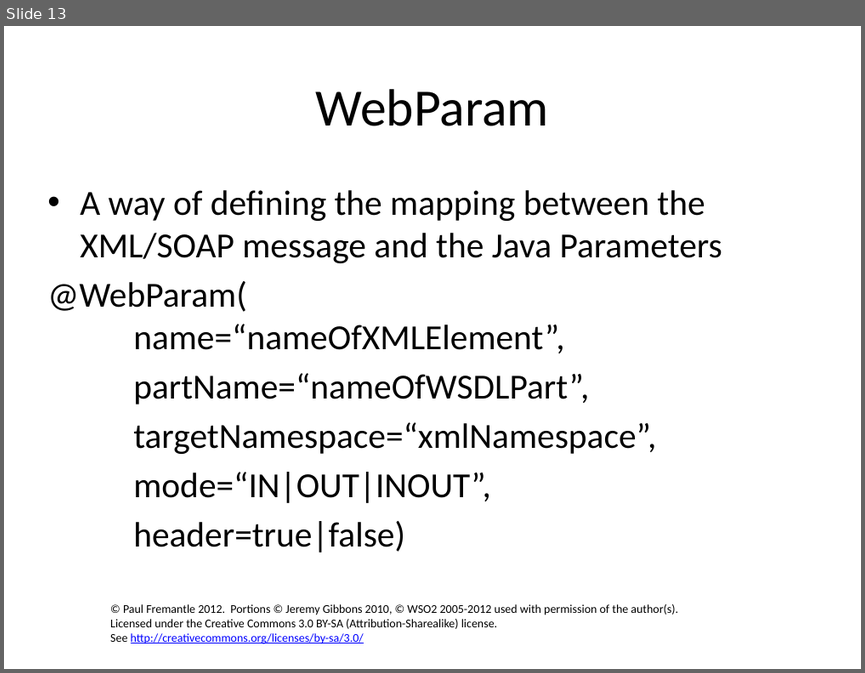
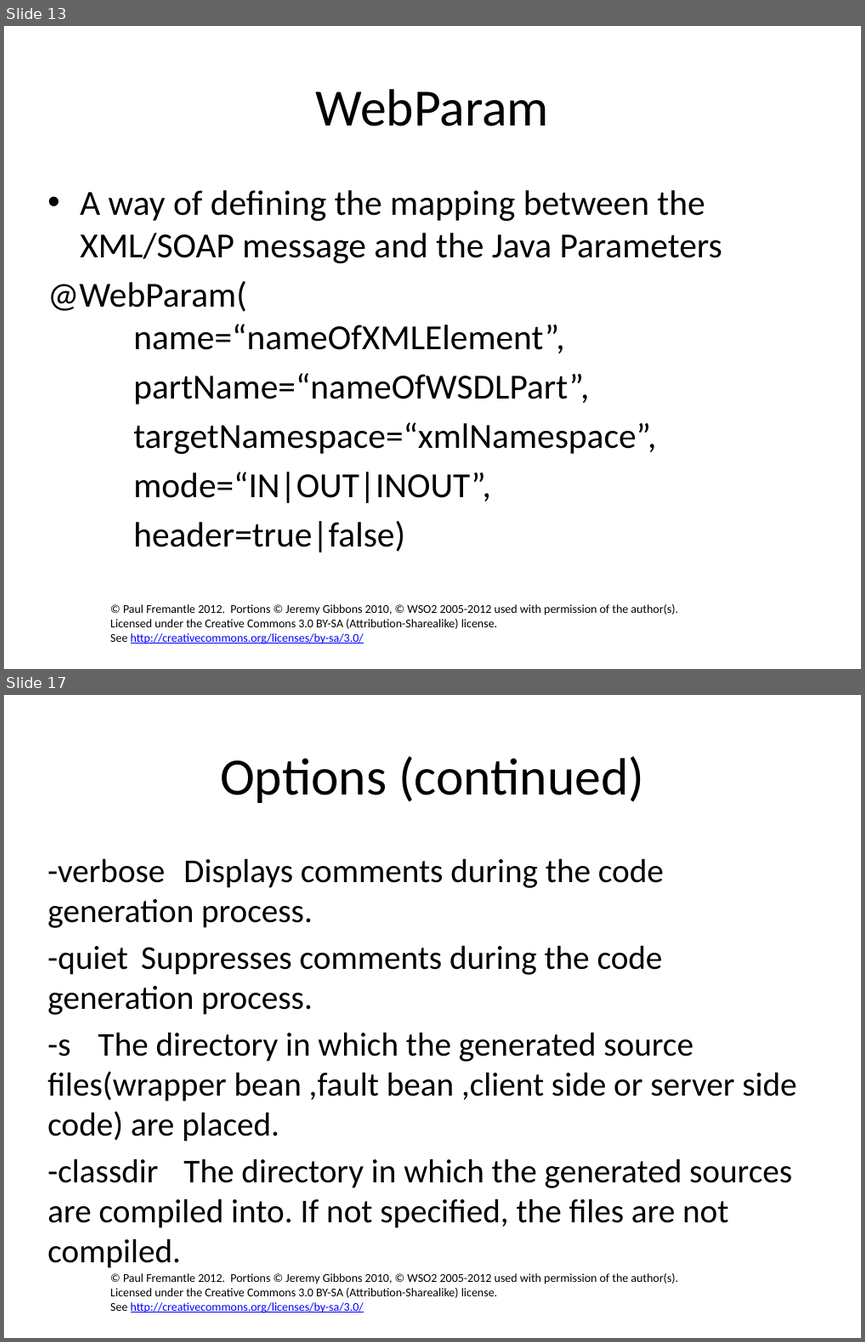
Before and after one commit to pzfreo/ox-soa-old, a slide deck: presentations/05-JAX-WS.pptx. Shown one above the other, each under a label of ours: slide 13 before the commit, slides 13 and 17 after it; the slides between them are not shown. The pictures are 865x673 and 865x1342 pixels, drawn with LibreOffice and Linux fonts; fonts in the diff are those of the drawing; background and template pictures are left out. Boxes give left, top, right and bottom in pixels: in the first picture for what was removed or moved away, otherwise in the second. Text is boxed around its words. In the diff, an @@ line names an element or a change of style, - is before the commit and + after.

```diff
--- a/presentations/05-JAX-WS.pptx
+++ b/presentations/05-JAX-WS.pptx
@@ slide 17 added at box(4, 695, 861, 1338), background #FFFFFF; not listed: 1 template element that a slide beside it also shows @@
@@ title added at box(220, 756, 644, 803), 44 pt, text #000000 @@
+Options (continued)
@@ text added at box(47, 858, 796, 1268), 28 pt, text #000000 @@
+-verbose Displays comments during the code generation process.
+-quiet Suppresses comments during the code generation process.
+-s The directory in which the generated source files(wrapper bean ,fault bean ,client side or server side code) are placed.
+-classdir The directory in which the generated sources are compiled into. If not specified, the files are not compiled.
```
Also in this commit, not shown: 1 slide changed, 8 other slides added, 1 slide removed, 1 other file.
